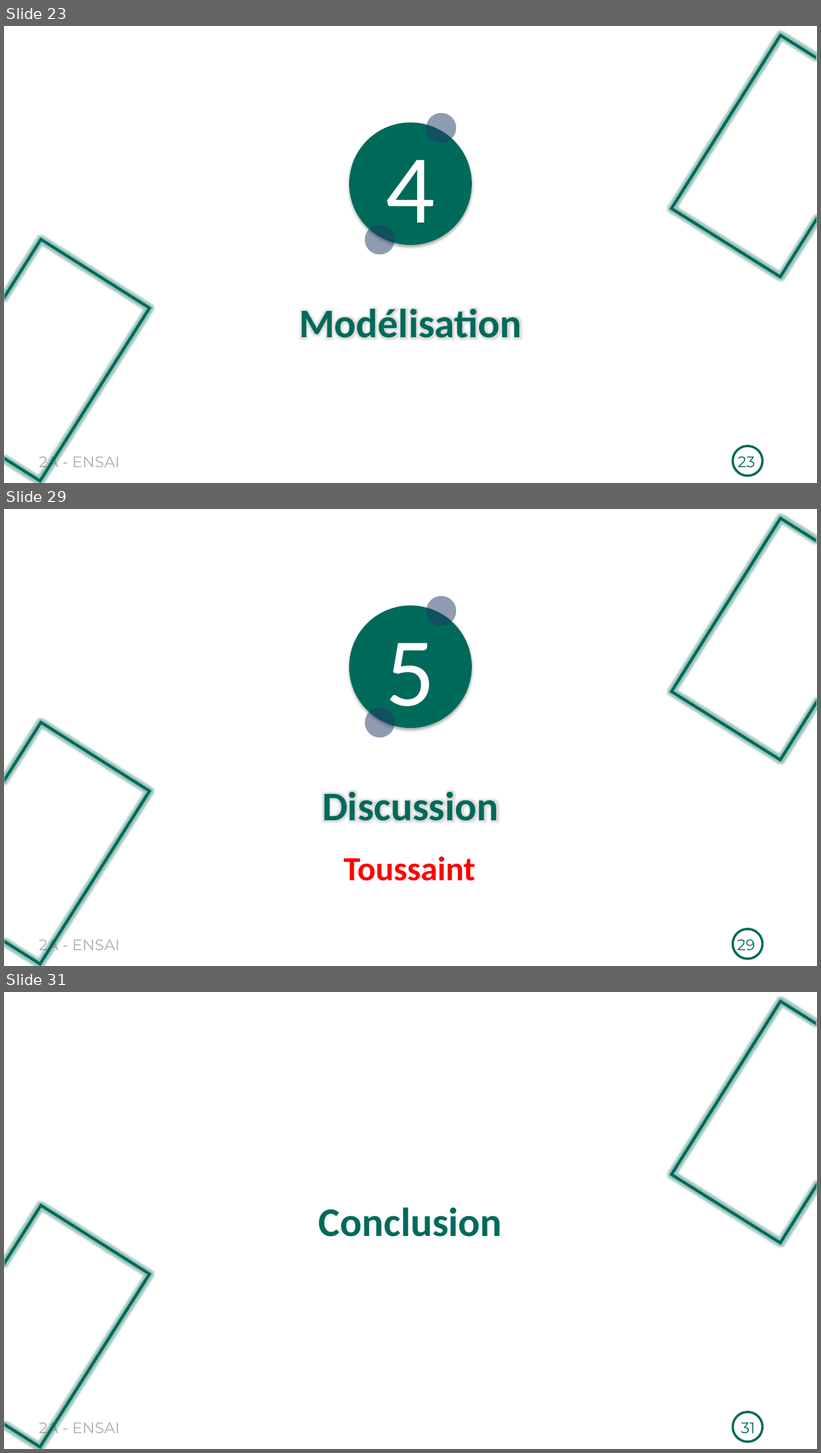
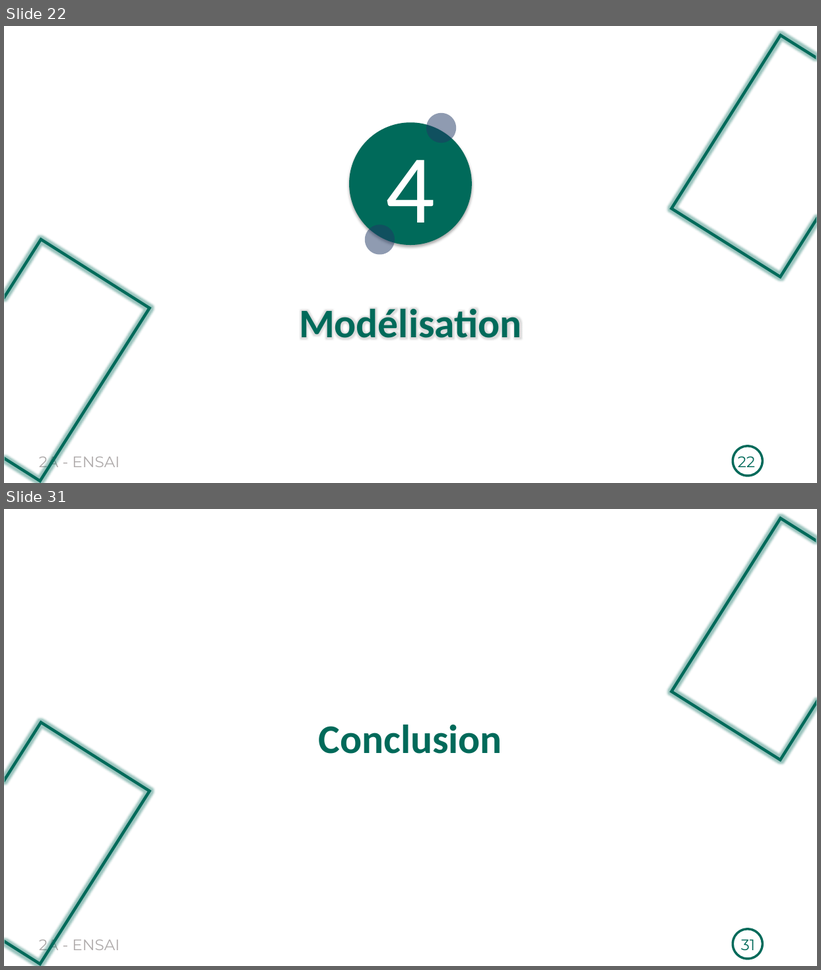
Before and after one commit to Richard-GOZAN/Projet-Stat-2A-Ensai, a slide deck: Présentation/Soutenance_Groupe25.pptx. Shown one above the other, each under a label of ours: slides 23, 29 and 31 before the commit, slides 22 and 31 after it; the slides between them are not shown. The pictures are 821x1453 and 821x970 pixels, drawn with LibreOffice and Linux fonts; fonts in the diff are those of the drawing. Boxes give left, top, right and bottom in pixels: in the first picture for what was removed or moved away, otherwise in the second. Text is boxed around its words. In the diff, an @@ line names an element or a change of style, - is before the commit and + after.

Commit message:
Version modifiée de Toussaint

```diff
--- a/Présentation/Soutenance_Groupe25.pptx
+++ b/Présentation/Soutenance_Groupe25.pptx
@@ slide 29 removed at box(4, 509, 817, 966), background #FFFFFF; not listed: 7 template elements that a slide beside it also shows @@
@@ text removed at box(386, 643, 436, 728) @@
-5
@@ text removed at box(322, 791, 498, 821) @@
-Discussion
@@ text removed at box(344, 857, 476, 881) @@
-Toussaint
@@ page number removed at box(737, 939, 755, 955) @@
-29
@@ what was slide 23 is now slide 22 @@
@@ page number at box(738, 456, 755, 472): text changed @@
-23
+22
```
Also in this commit, not shown: 7 slides changed, 3 slides added, 2 other slides removed.
